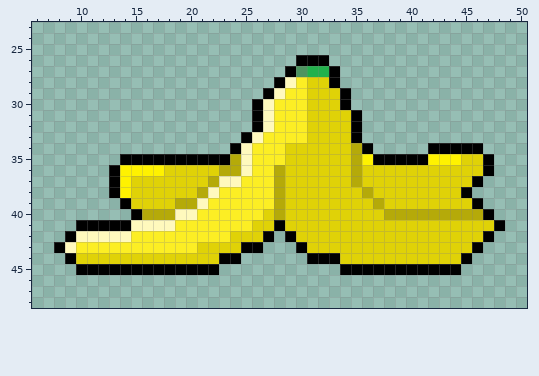
One commit to this pixel-art sprite: Resourses/Trash/Bannana.png. The picture above is the old version.
The file is 64x64 pixels. Shown: x 6..50, y 23..48.
After the commit:
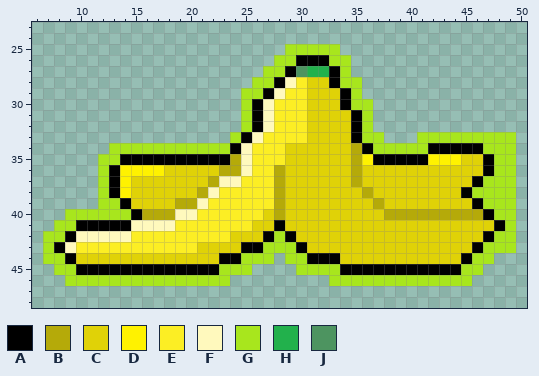
Palette (. is transparent): A #000000  B #b5aa09  C #e0d207  D #fff200  E #fcee24  F #fff9bd  G #a8e61d  H #22b14c  J #4d9460
Difference:
@@ x 6..50 @@
 24 .............................................
-25 .............................................
-26 ........................AAA..................
-27 .......................AJHHA.................
-28 ......................AFECCA.................
-29 .....................AFEECCCA................
-30 ....................AFEEECCCA................
-31 ....................AFEEECCCCA...............
-32 ....................AFEEECCCCA...............
-33 ...................AFEEEECCCCA...............
-34 ..................AFEEECCCCCCBA.....AAAAA....
-35 ........AAAAAAAAAABFEEECCCCCCBDAAAAADDDCCA...
-36 .......ADDDDCCCCCBBFEEBCCCCCCBCCCCCCCCCCCA...
-37 .......ADCCCCCCCBFFEEEBCCCCCCBCCCCCCCCCCA....
-38 .......ADCCCCCCBFEEEEEBCCCCCCCBCCCCCCCCA.....
-39 ........ACCCCBBFEEEEEEBCCCCCCCCBCCCCCCCCA....
-40 .........ABBBFFEEEEEECBCCCCCCCCCBBBBBBBBBA...
-41 ....AAAAAFFFFEEEEEEECCACCCCCCCCCCCCCCCCCCCA..
-42 ...AFFFFFEEEEEEEEECCCA.ACCCCCCCCCCCCCCCCCA...
-43 ..AFEEEEEEEEEEECCCCAA...ACCCCCCCCCCCCCCCA....
-44 ...ACCCCCCCCCCCCCAA......AAACCCCCCCCCCCA.....
-45 ....AAAAAAAAAAAAA...........AAAAAAAAAAA......
-46 .............................................
+25 .......................GGGGG.................
+26 ......................GGAAAGG................
+27 .....................GGAJHHAG................
+28 ....................GGAFECCAGG...............
+29 ...................GGAFEECCCAG...............
+30 ...................GAFEEECCCAGG..............
+31 ...................GAFEEECCCCAG..............
+32 ...................GAFEEECCCCAG..............
+33 ..................GAFEEEECCCCAGG...GGGGGGGGG.
+34 .......GGGGGGGGGGGAFEEECCCCCCBAGGGGGAAAAAGGG.
+35 ......GGAAAAAAAAAABFEEECCCCCCBDAAAAADDDCCAGG.
+36 ......GADDDDCCCCCBBFEEBCCCCCCBCCCCCCCCCCCAGG.
+37 ......GADCCCCCCCBFFEEEBCCCCCCBCCCCCCCCCCAGGG.
+38 ......GADCCCCCCBFEEEEEBCCCCCCCBCCCCCCCCAGGGG.
+39 ......GGACCCCBBFEEEEEEBCCCCCCCCBCCCCCCCCAGGG.
+40 ...GGGGGGABBBFFEEEEEECBCCCCCCCCCBBBBBBBBBAGG.
+41 ..GGAAAAAFFFFEEEEEEECCACCCCCCCCCCCCCCCCCCCAG.
+42 .GGAFFFFFEEEEEEEEECCCAGACCCCCCCCCCCCCCCCCAGG.
+43 .GAFEEEEEEEEEEECCCCAAGGGACCCCCCCCCCCCCCCAGGG.
+44 .GGACCCCCCCCCCCCCAAGGG.GGAAACCCCCCCCCCCAGG...
+45 ..GGAAAAAAAAAAAAAGGG....GGGGAAAAAAAAAAAGG....
+46 ...GGGGGGGGGGGGGGG.........GGGGGGGGGGGGG.....
 47 .............................................
Changed places in both pictures, as pixel boxes (x1, y1, x2, y2):
added: (43, 44, 516, 286)
